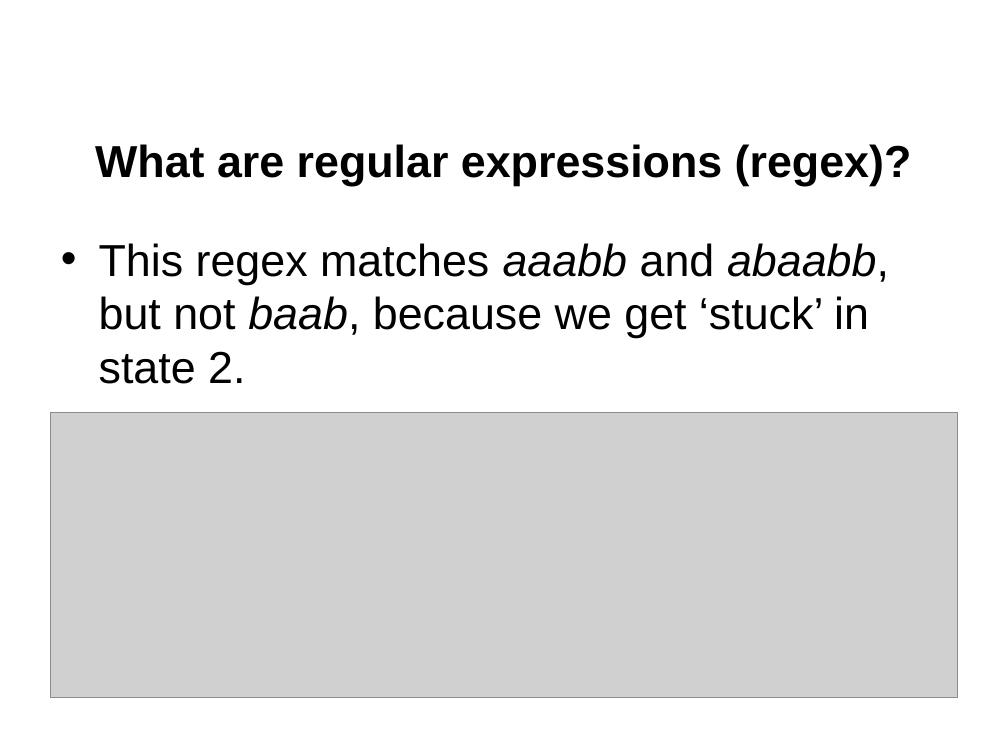
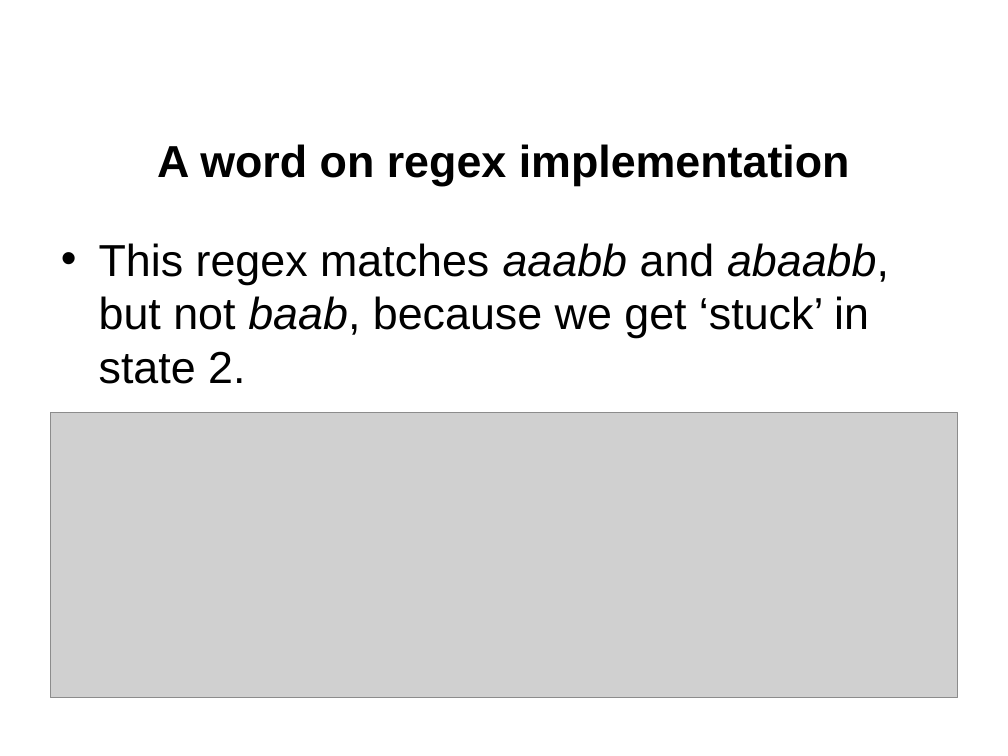
Before and after one commit to jgerity/talks, a slide deck: slide 11 of 2017/computing_workgroup/regex/regular_expressions.pptx. Drawn at 1008x756 pixels with LibreOffice and Linux fonts; fonts in the diff are those of the drawing; grey boxes stand for pictures; background and template pictures are left out. Boxes give left, top, right and bottom in pixels: in the first picture for what was removed or moved away, otherwise in the second. Text is boxed around its words. In the diff, an @@ line names an element or a change of style, - is before the commit and + after.

```diff
--- a/2017/computing_workgroup/regex/regular_expressions.pptx
+++ b/2017/computing_workgroup/regex/regular_expressions.pptx
@@ title at (157, 144, 850, 186): text changed @@
-What are regular expressions (regex)?
+A word on regex implementation
```
Also in this commit, not shown: 6 other slides changed, 2 slides added.
